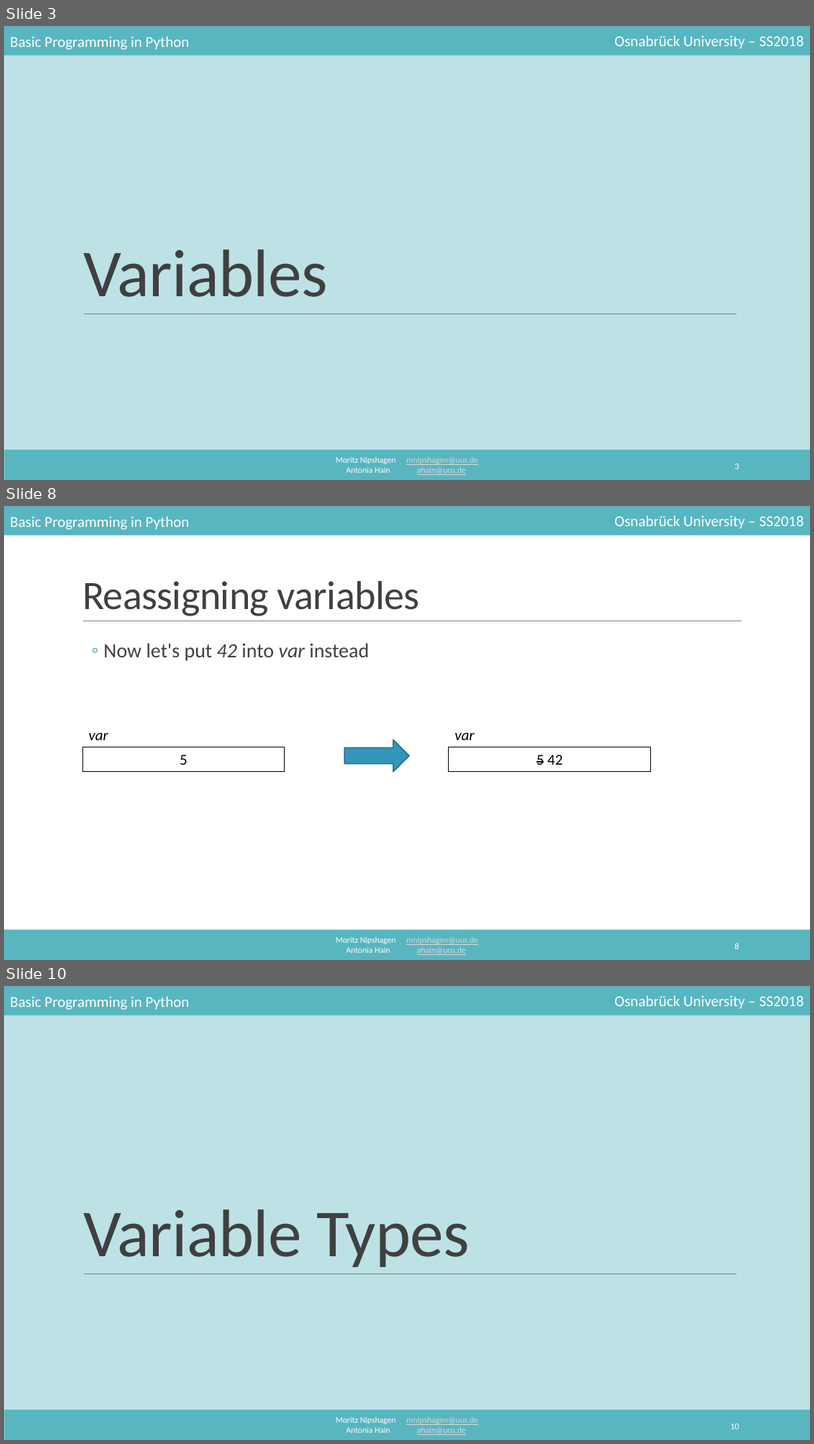
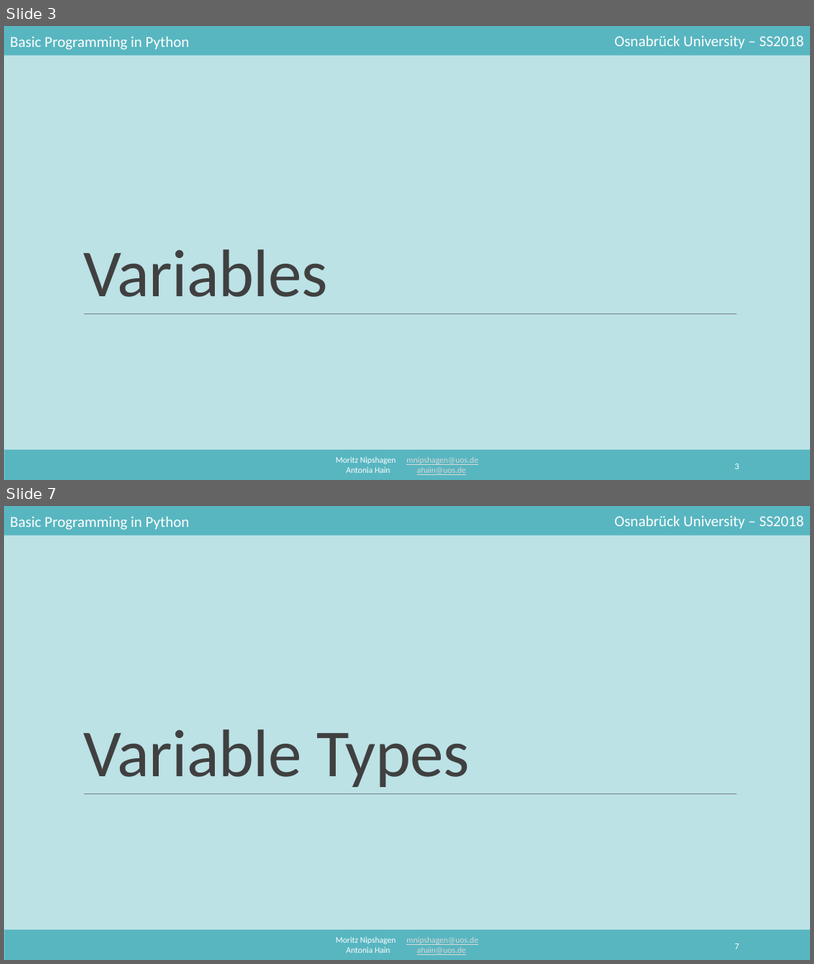
Before and after one commit to mnipshagen/monty, a slide deck: 2018/02/Syntax_and_variables.pptx. Shown one above the other, each under a label of ours: slides 3, 8 and 10 before the commit, slides 3 and 7 after it; the slides between them are not shown. The pictures are 814x1444 and 814x964 pixels, drawn with LibreOffice and Linux fonts; fonts in the diff are those of the drawing. Boxes give left, top, right and bottom in pixels: in the first picture for what was removed or moved away, otherwise in the second. Text is boxed around its words. In the diff, an @@ line names an element or a change of style, - is before the commit and + after.

```diff
--- a/2018/02/Syntax_and_variables.pptx
+++ b/2018/02/Syntax_and_variables.pptx
@@ slide 8 removed at [4, 506, 810, 960], background #FFFFFF; not listed: 5 template elements that a slide beside it also shows @@
@@ title removed at [82, 581, 420, 616] @@
-Reassigning variables
@@ line removed from (83, 621) to (743, 621) @@
@@ text removed at [103, 643, 369, 661] @@
-  ◦ Now let's put 42 into var instead
@@ text removed at [89, 733, 108, 740] @@
-var
@@ right arrow removed at [345, 739, 409, 772] @@
@@ text removed at [455, 733, 474, 740] @@
-var
@@ rectangle removed at [82, 746, 285, 771] @@
-5
@@ rectangle removed at [449, 746, 651, 771] @@
-5 42
@@ page number removed at [735, 942, 739, 949] @@
-8
@@ what was slide 10 is now slide 7 @@
@@ page number at [735, 943, 739, 949]: text changed @@
-10
+7
```
Also in this commit, not shown: 5 slides changed, 2 other slides removed, 1 other file.
